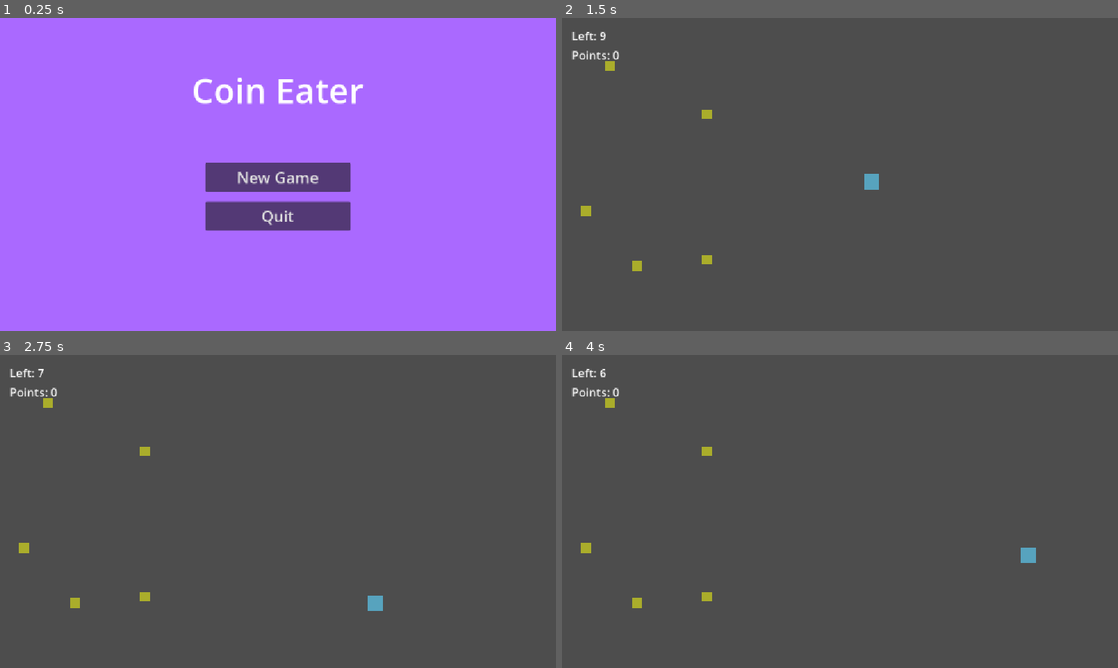
Above: before the commit, frames 1-4 (two rows, left to right).
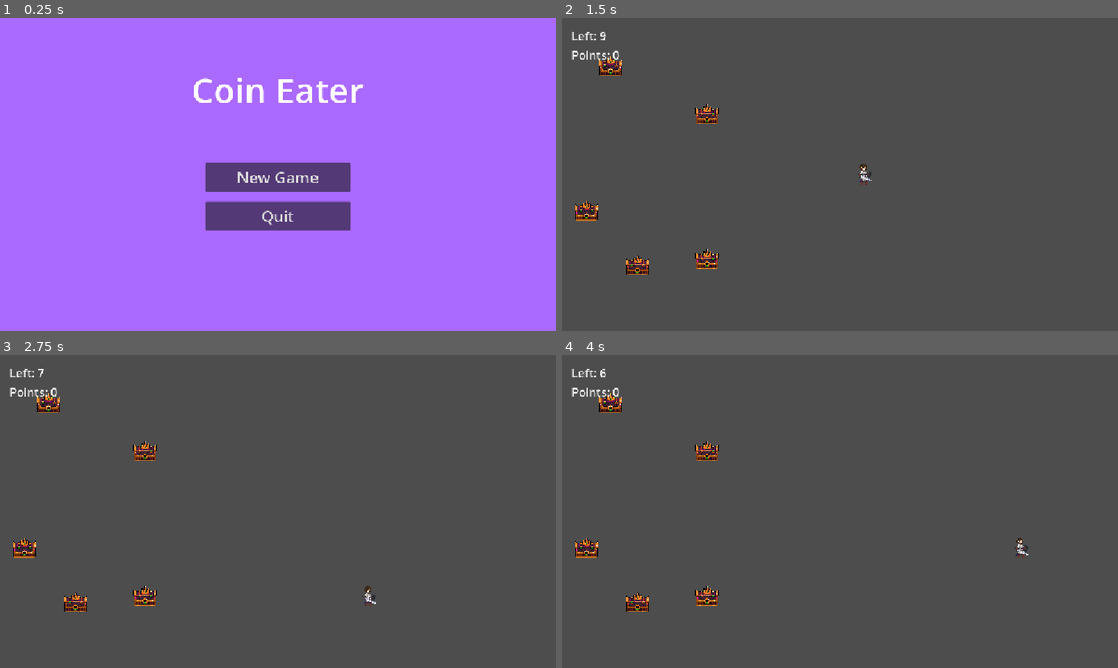
Above: after the commit, the same moments.

Repository: DreamForgerGD/GodotGameProject
Game: Godot game, scene res://ui/main_menu.tscn
The game is run twice, just before and just after one commit, with the same random seed, the same clock (stepped at 60 frames per second) and the same inputs.
Inputs:
- Up to frame 1 (0.25 s): no input
- Up to frame 2 (1.5 s): click "New Game" at 0.5 s; hold Right (ui_right) from 1.28 s (still down)
- Up to frame 3 (2.75 s): release Right (ui_right) at 2.03 s; hold Down (ui_down) from 2.03 s (still down)
- Up to frame 4 (4 s): release Down (ui_down) at 2.78 s; hold Right (ui_right) 2.78-3.53 s; hold Up (ui_up) from 3.53 s (still down)

The runs differ from the first frame. In frame 1, 0.4% of the frame differs, in the area x 34-65%, y 19-66%; in frame 2, 1.4%, in the area x 1-57%, y 4-82%; in frame 3, 1.4%; in frame 4, 1.4%.

Commit message:
add sprites & animations

Diff:
--- a/elements/Coin.tscn
+++ b/elements/Coin.tscn
@@ -1,19 +1,64 @@
 [gd_scene format=3 uid="uid://dg1pq5famd24c"]
 
 [ext_resource type="Script" uid="uid://de3bhk4wfhqp" path="res://elements/coin.gd" id="1_o53ou"]
+[ext_resource type="Texture2D" uid="uid://odu1yl80kvpj" path="res://assets/chest/Layer-1.png" id="2_jvlba"]
+[ext_resource type="Texture2D" uid="uid://bk851ojjqsct6" path="res://assets/chest/Layer-2.png" id="3_3uh86"]
+[ext_resource type="Texture2D" uid="uid://dfmy3dxwv4iuf" path="res://assets/chest/Layer-3.png" id="4_x1as2"]
+[ext_resource type="Texture2D" uid="uid://dgmqgwpx4uwer" path="res://assets/chest/Layer-4.png" id="5_4kmwe"]
+[ext_resource type="Texture2D" uid="uid://tu4qtbkc6ifc" path="res://assets/chest/Layer-5.png" id="6_73fv6"]
+[ext_resource type="Texture2D" uid="uid://cmh1vt85tnekq" path="res://assets/chest/Layer-6.png" id="7_eecf1"]
+[ext_resource type="Texture2D" uid="uid://7gfrd0kluuqk" path="res://assets/chest/Layer-7.png" id="8_bhjcj"]
+[ext_resource type="Texture2D" uid="uid://dvtt0yinwhc37" path="res://assets/chest/Layer-8.png" id="9_idr62"]
+[ext_resource type="Texture2D" uid="uid://c40tjmj2dm20a" path="res://assets/chest/Layer-9.png" id="10_auhbl"]
+[ext_resource type="Texture2D" uid="uid://m0s1l2es8lge" path="res://assets/chest/Layer-10.png" id="11_gl5lu"]
 
-[sub_resource type="CircleShape2D" id="CircleShape2D_6o62y"]
-radius = 12.0
+[sub_resource type="RectangleShape2D" id="RectangleShape2D_6o62y"]
+size = Vector2(45, 40)
+
+[sub_resource type="SpriteFrames" id="SpriteFrames_o53ou"]
+animations = [{
+"frames": [{
+"duration": 1.0,
+"texture": ExtResource("2_jvlba")
+}, {
+"duration": 1.0,
+"texture": ExtResource("3_3uh86")
+}, {
+"duration": 1.0,
+"texture": ExtResource("4_x1as2")
+}, {
+"duration": 1.0,
+"texture": ExtResource("5_4kmwe")
+}, {
+"duration": 1.0,
+"texture": ExtResource("6_73fv6")
+}, {
+"duration": 1.0,
+"texture": ExtResource("7_eecf1")
+}, {
+"duration": 1.0,
+"texture": ExtResource("8_bhjcj")
+}, {
+"duration": 1.0,
+"texture": ExtResource("9_idr62")
+}, {
+"duration": 1.0,
+"texture": ExtResource("10_auhbl")
+}, {
+"duration": 1.0,
+"texture": ExtResource("11_gl5lu")
+}],
+"loop": 0,
+"name": &"open",
+"speed": 12.0
+}]
 
 [node name="Coin" type="Area2D" unique_id=1094841285]
 script = ExtResource("1_o53ou")
 
-[node name="ColorRect" type="ColorRect" parent="." unique_id=1262607283]
-offset_left = -10.0
-offset_top = -10.0
-offset_right = 10.0
-offset_bottom = 10.0
-color = Color(0.6666667, 0.6784314, 0.16862746, 1)
+[node name="CollisionShape2D" type="CollisionShape2D" parent="." unique_id=1360662489]
+shape = SubResource("RectangleShape2D_6o62y")
 
-[node name="CollisionShape2D" type="CollisionShape2D" parent="." unique_id=1360662489]
-shape = SubResource("CircleShape2D_6o62y")
+[node name="AnimatedSprite2D" type="AnimatedSprite2D" parent="." unique_id=1961383270]
+sprite_frames = SubResource("SpriteFrames_o53ou")
+animation = &"open"
--- a/elements/Player.tscn
+++ b/elements/Player.tscn
@@ -1,18 +1,48 @@
 [gd_scene format=3 uid="uid://bk0as2wfgyqy1"]
 
 [ext_resource type="Script" uid="uid://cc4pwlxtmbwxx" path="res://elements/player.gd" id="1_agdhc"]
+[ext_resource type="Texture2D" uid="uid://cauy3kyuy3pl" path="res://assets/Joana/Idle1.png" id="2_av7wc"]
+[ext_resource type="Texture2D" uid="uid://dli4vkibdjip0" path="res://assets/Joana/Idle2.png" id="3_l6ryq"]
+[ext_resource type="Texture2D" uid="uid://drl70csore746" path="res://assets/Joana/Idle3.png" id="4_7k0qv"]
+[ext_resource type="Texture2D" uid="uid://dherexwgb3qej" path="res://assets/Joana/Idle4.png" id="5_gw4ld"]
+[ext_resource type="Texture2D" uid="uid://diyebsnpvt1j4" path="res://assets/Joana/Idle5.png" id="6_6jgfk"]
+[ext_resource type="Texture2D" uid="uid://yhyrkq5wltcp" path="res://assets/Joana/Idle6.png" id="7_wwqto"]
 
 [sub_resource type="RectangleShape2D" id="RectangleShape2D_6o62y"]
-size = Vector2(32, 32)
+size = Vector2(20, 36)
+
+[sub_resource type="SpriteFrames" id="SpriteFrames_k4bcs"]
+animations = [{
+"frames": [{
+"duration": 1.0,
+"texture": ExtResource("2_av7wc")
+}, {
+"duration": 1.0,
+"texture": ExtResource("3_l6ryq")
+}, {
+"duration": 1.0,
+"texture": ExtResource("4_7k0qv")
+}, {
+"duration": 1.0,
+"texture": ExtResource("5_gw4ld")
+}, {
+"duration": 1.0,
+"texture": ExtResource("6_6jgfk")
+}, {
+"duration": 1.0,
+"texture": ExtResource("7_wwqto")
+}],
+"loop": 1,
+"name": &"idle",
+"speed": 6.0
+}]
 
 [node name="Player" type="CharacterBody2D" unique_id=1485849935]
 script = ExtResource("1_agdhc")
 
-[node name="ColorRect" type="ColorRect" parent="." unique_id=1275289134]
-offset_right = 32.0
-offset_bottom = 32.0
-offset_transform_position = Vector2(-16, -16)
-color = Color(0.34117648, 0.6392157, 0.74509805, 1)
-
 [node name="CollisionShape2D" type="CollisionShape2D" parent="." unique_id=164054349]
 shape = SubResource("RectangleShape2D_6o62y")
+
+[node name="AnimatedSprite2D" type="AnimatedSprite2D" parent="." unique_id=1426499158]
+sprite_frames = SubResource("SpriteFrames_k4bcs")
+animation = &"idle"
--- a/elements/coin.gd
+++ b/elements/coin.gd
@@ -1,4 +1,6 @@
 extends Area2D
+
+@onready var sprite: AnimatedSprite2D = $AnimatedSprite2D
 
 func _ready() -> void:
 	body_entered.connect(_on_body_entered)
@@ -6,4 +8,6 @@
 func _on_body_entered(body: Node2D) -> void:
 	if body.name == "Player":
 		Globals.add_point()
+		sprite.play("open")
+		await sprite.animation_finished
 		call_deferred("queue_free")
--- a/elements/player.gd
+++ b/elements/player.gd
@@ -2,7 +2,17 @@
 
 const SPEED := 250
 
-func _physics_process(_delta: float) -> void:
+@onready var sprite: AnimatedSprite2D = $AnimatedSprite2D
+
+func _ready() -> void:
+	sprite.play("idle")
+
+func _physics_process(delta: float) -> void:
 	var direction := Input.get_vector("ui_left", "ui_right", "ui_up", "ui_down")
 	velocity = direction * SPEED
 	move_and_slide()
+
+	if direction.x < 0:
+		sprite.flip_h = true
+	elif direction.x > 0:
+		sprite.flip_h = false
--- a/project.godot
+++ b/project.godot
@@ -66,4 +66,5 @@
 
 [rendering]
 
+textures/canvas_textures/default_texture_filter=0
 rendering_device/driver.windows="d3d12"
Binary file added: assets/Joana/Idle1.png
Not shown, added: assets/Joana/Idle1.png.import
Binary file added: assets/Joana/Idle2.png
Not shown, added: assets/Joana/Idle2.png.import
Binary file added: assets/Joana/Idle3.png
Not shown, added: assets/Joana/Idle3.png.import
Binary file added: assets/Joana/Idle4.png
Not shown, added: assets/Joana/Idle4.png.import
Binary file added: assets/Joana/Idle5.png
Not shown, added: assets/Joana/Idle5.png.import
Binary file added: assets/Joana/Idle6.png
Not shown, added: assets/Joana/Idle6.png.import
(and 20 more such lines)
